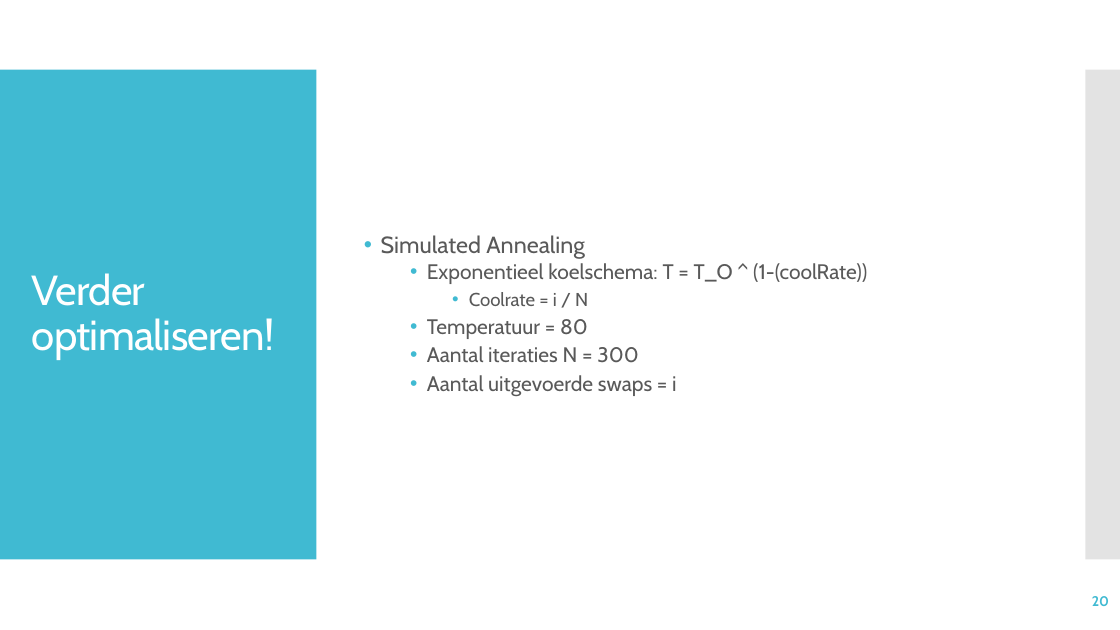
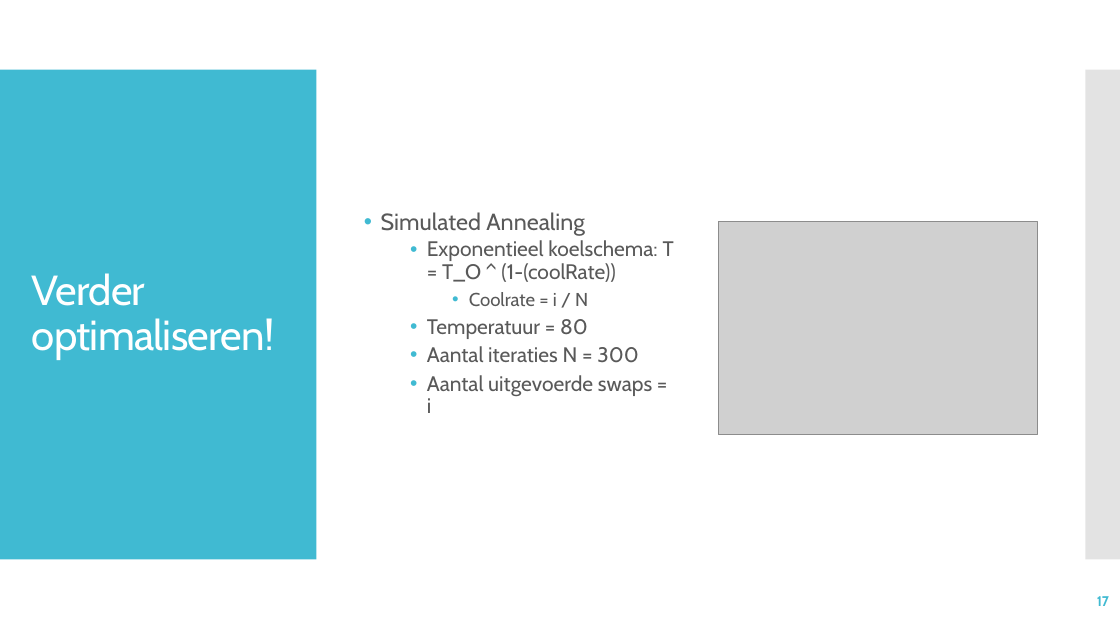
Before and after one commit to DaanMol/blauw.smartgrid, a slide deck: slide 17 of Presentation/powerpoints/The presentation to end all presentations.pptx (slide 20 before the commit). Drawn at 1120x630 pixels with LibreOffice and Linux fonts; fonts in the diff are those of the drawing; grey boxes stand for pictures. Boxes give left, top, right and bottom in pixels: in the first picture for what was removed or moved away, otherwise in the second. Text is boxed around its words. In the diff, an @@ line names an element or a change of style, - is before the commit and + after.

```diff
--- a/Presentation/powerpoints/The presentation to end all presentations.pptx
+++ b/Presentation/powerpoints/The presentation to end all presentations.pptx
@@ text "Simulated Annealing" rewrapped from [381, 235, 867, 396] to [381, 212, 674, 413] @@
@@ picture added at [718, 222, 1038, 435] @@
@@ page number at [1097, 596, 1109, 606]: text changed @@
-20
+17
```
Also in this commit, not shown: 5 other slides changed, 2 slides added, 4 slides removed.
